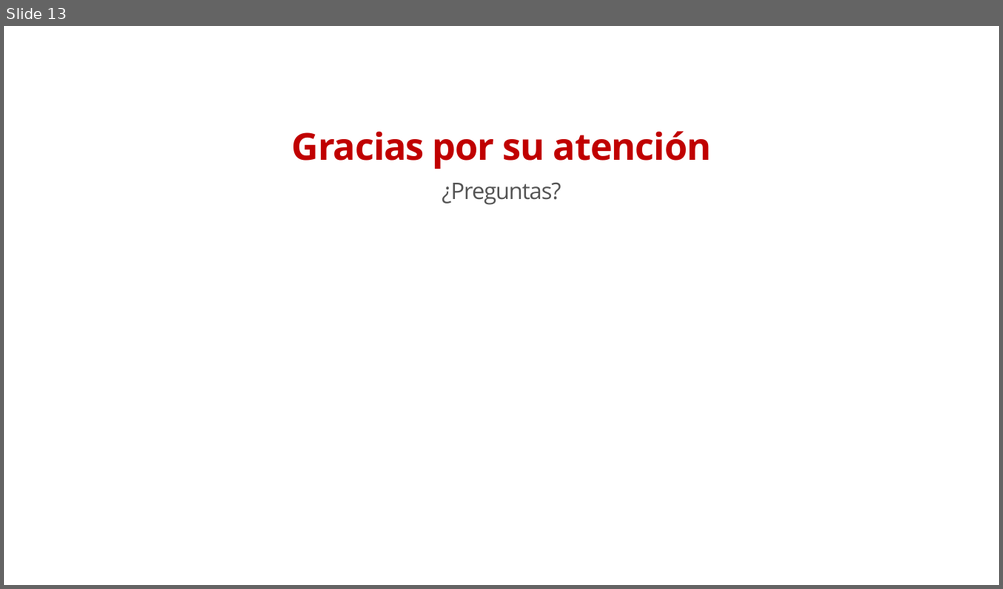
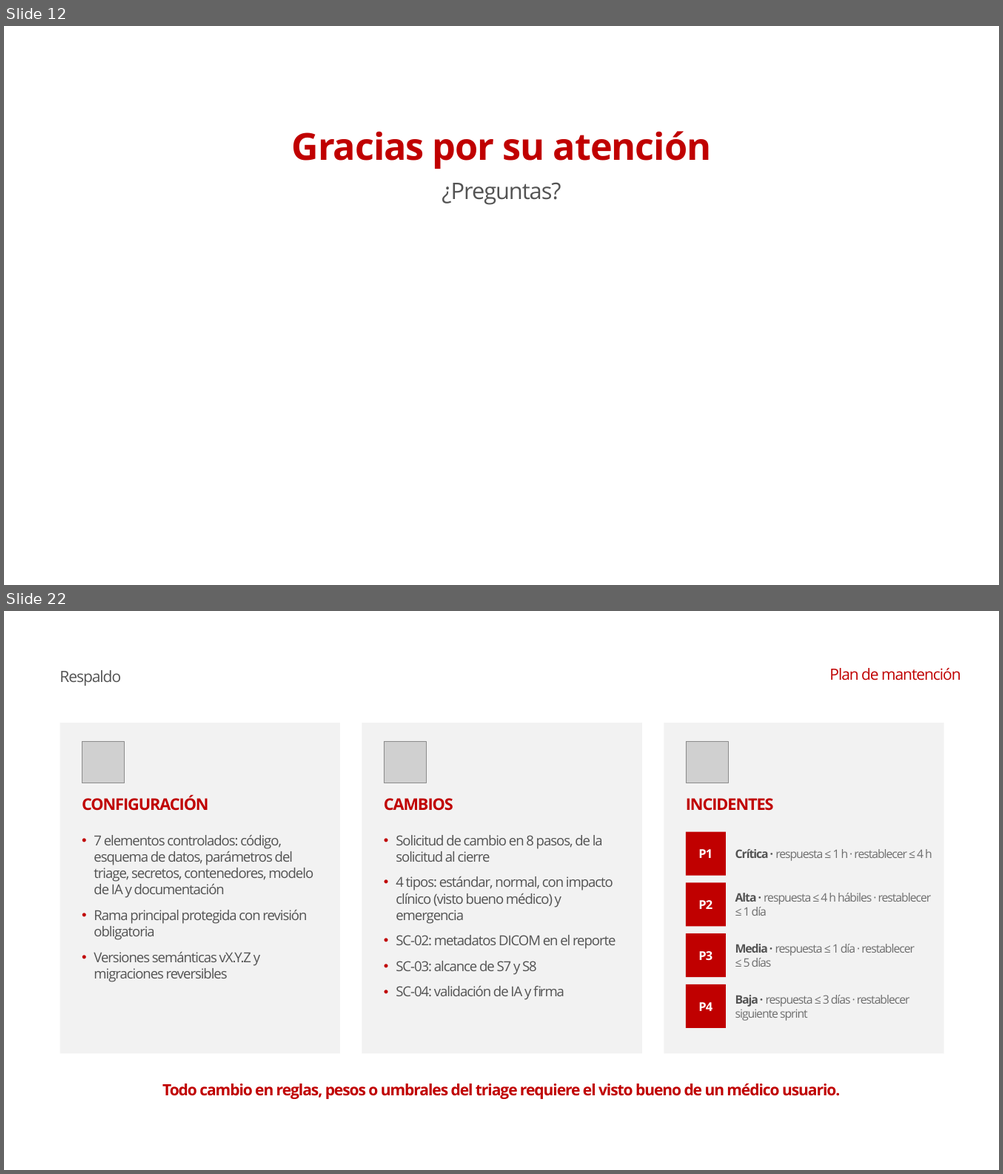
Before and after one commit to conEFE/Proyecto-Aurora, a slide deck: docs/informe_final/presentacion/Presentacion_Aurora_Informe_Final.pptx. Shown one above the other, each under a label of ours: slide 13 before the commit, slides 12 and 22 after it; the slides between them are not shown. The pictures are 1003x589 and 1003x1174 pixels, drawn with LibreOffice and Linux fonts; fonts in the diff are those of the drawing; grey boxes stand for pictures; background and template pictures are left out. Boxes give left, top, right and bottom in pixels: in the first picture for what was removed or moved away, otherwise in the second. Text is boxed around its words. In the diff, an @@ line names an element or a change of style, - is before the commit and + after.

```diff
--- a/docs/informe_final/presentacion/Presentacion_Aurora_Informe_Final.pptx
+++ b/docs/informe_final/presentacion/Presentacion_Aurora_Informe_Final.pptx
@@ slide 22 added at (x1=4, y1=611, x2=999, y2=1170), background #FFFFFF @@
@@ text added at (x1=60, y1=670, x2=121, y2=686), 30 pt, text #535353 @@
+Respaldo
@@ text added at (x1=829, y1=668, x2=961, y2=681), 30 pt, text #C00000 @@
+Plan de mantención
@@ rectangle added at (x1=60, y1=723, x2=340, y2=1054), fill #F2F2F2 @@
@@ picture added at (x1=82, y1=741, x2=124, y2=783) @@
@@ rectangle added at (x1=361, y1=723, x2=642, y2=1054), fill #F2F2F2 @@
@@ picture added at (x1=384, y1=741, x2=426, y2=783) @@
@@ rectangle added at (x1=663, y1=723, x2=943, y2=1054), fill #F2F2F2 @@
@@ picture added at (x1=686, y1=741, x2=728, y2=783) @@
@@ text added at (x1=82, y1=795, x2=209, y2=811), 31 pt, text #C00000, bold @@
+CONFIGURACIÓN
@@ text added at (x1=384, y1=798, x2=453, y2=811), 31 pt, text #C00000, bold @@
+CAMBIOS
@@ text added at (x1=686, y1=798, x2=774, y2=811), 31 pt, text #C00000, bold @@
+INCIDENTES
@@ rectangle added at (x1=686, y1=832, x2=726, y2=875), fill #C00000, 23.5 pt, text #FFFFFF, bold @@
+P1
@@ text added at (x1=94, y1=835, x2=313, y2=982), 26.5 pt, text #535353 @@
+• 7 elementos controlados: código, esquema de datos, parámetros del triage, secretos, contenedores, modelo de IA y documentación
+• Rama principal protegida con revisión obligatoria
+• Versiones semánticas vX.Y.Z y migraciones reversibles
@@ text added at (x1=395, y1=835, x2=615, y2=1000), 26.5 pt, text #535353 @@
+• Solicitud de cambio en 8 pasos, de la solicitud al cierre
+• 4 tipos: estándar, normal, con impacto clínico (visto bueno médico) y emergencia
+• SC-02: metadatos DICOM en el reporte
+• SC-03: alcance de S7 y S8
+• SC-04: validación de IA y firma
@@ text added at (x1=735, y1=849, x2=932, y2=861), 22.5 pt, text #6E6E6E @@
+Crítica · respuesta ≤ 1 h · restablecer ≤ 4 h
@@ rectangle added at (x1=686, y1=883, x2=726, y2=926), fill #C00000, 23.5 pt, text #FFFFFF, bold @@
+P2
@@ text added at (x1=735, y1=893, x2=931, y2=916), 22.5 pt, text #6E6E6E @@
+Alta · respuesta ≤ 4 h hábiles · restablecer ≤ 1 día
@@ rectangle added at (x1=686, y1=934, x2=726, y2=977), fill #C00000, 23.5 pt, text #FFFFFF, bold @@
+P3
@@ text added at (x1=735, y1=944, x2=914, y2=967), 22.5 pt, text #6E6E6E @@
+Media · respuesta ≤ 1 día · restablecer ≤ 5 días
@@ rectangle added at (x1=686, y1=985, x2=726, y2=1028), fill #C00000, 23.5 pt, text #FFFFFF, bold @@
+P4
@@ text added at (x1=735, y1=995, x2=910, y2=1021), 22.5 pt, text #6E6E6E @@
+Baja · respuesta ≤ 3 días · restablecer siguiente sprint
@@ text added at (x1=162, y1=1084, x2=839, y2=1099), 30 pt, text #C00000, bold @@
+Todo cambio en reglas, pesos o umbrales del triage requiere el visto bueno de un médico usuario.
@@ rectangle added at (x1=799, y1=1133, x2=972, y2=1149), fill #FFFFFF @@
@@ what was slide 13 is now slide 12 @@
```
Also in this commit, not shown: 11 slides changed, 11 other slides added, 2 other files.
